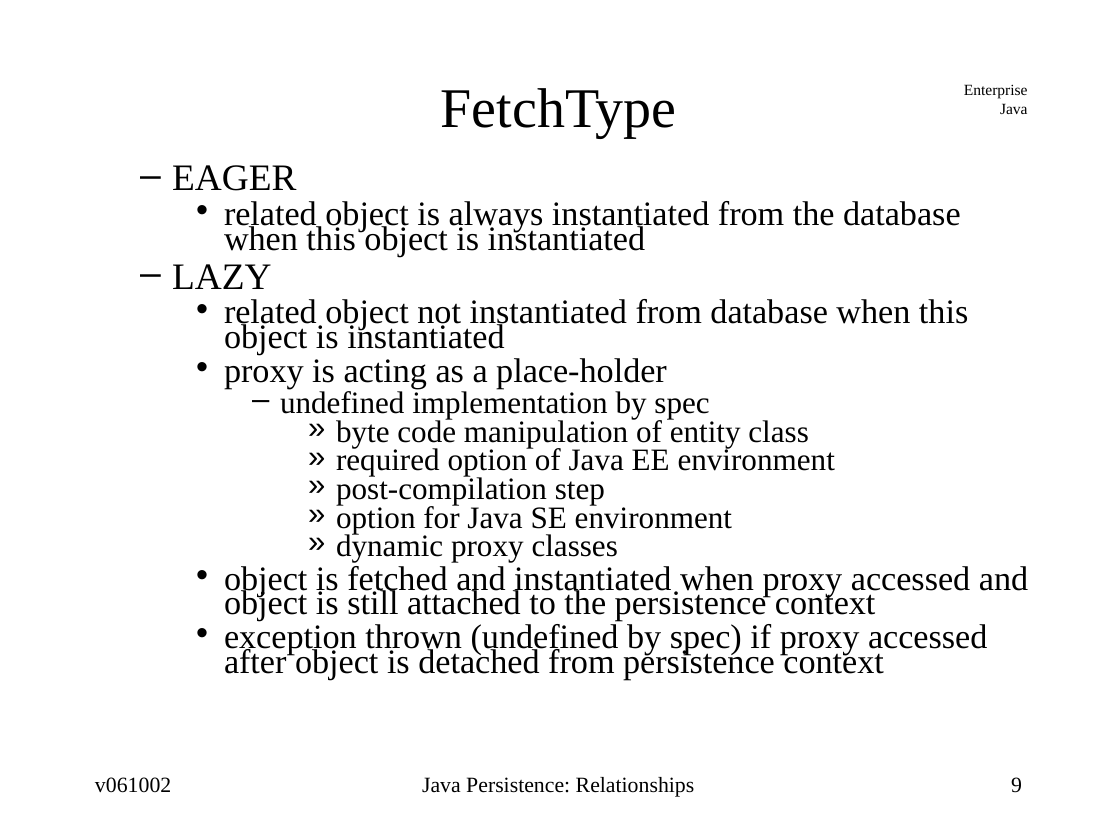
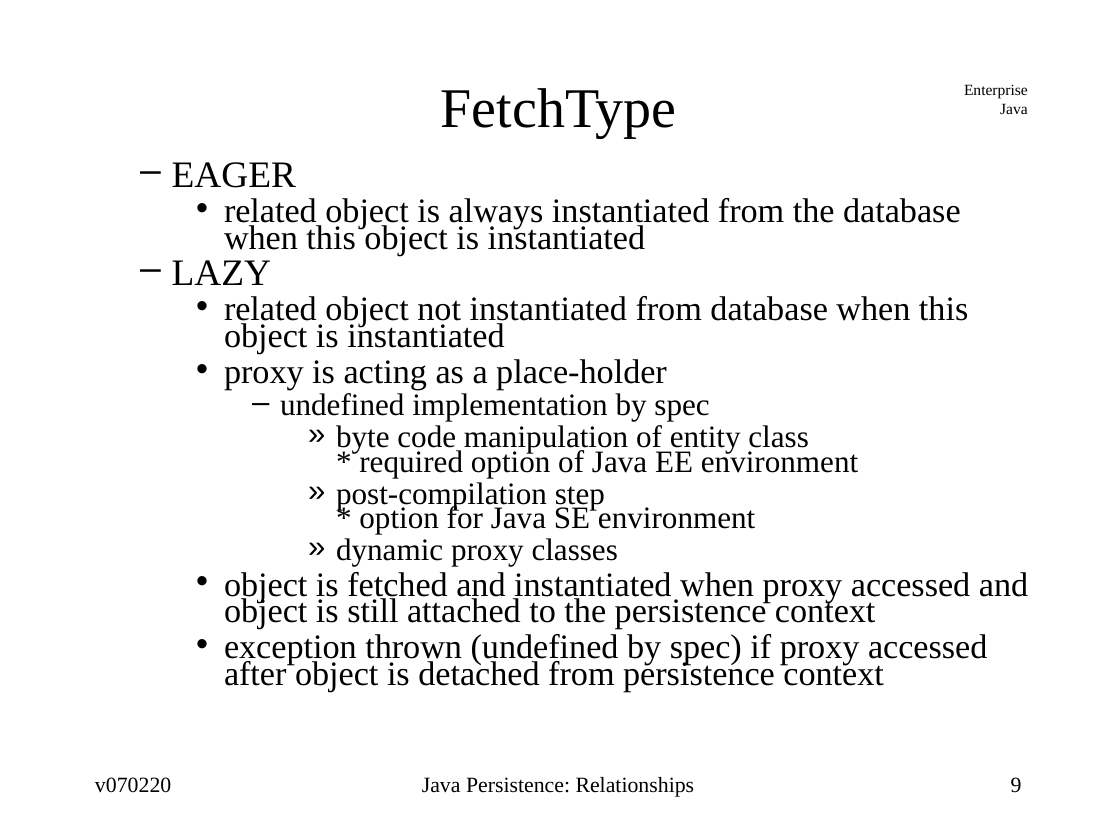
Before and after one commit to jcstaff/ejava-javaee, a slide deck: slide 9 of ormRelations/src/site/resources/lectures/ormRelations.ppt. Drawn at 1120x840 pixels with LibreOffice and Linux fonts; fonts in the diff are those of the drawing. Boxes give left, top, right and bottom in pixels: in the first picture for what was removed or moved away, otherwise in the second. Text is boxed around its words. In the diff, an @@ line names an element or a change of style, - is before the commit and + after.

```diff
--- a/ormRelations/src/site/resources/lectures/ormRelations.ppt
+++ b/ormRelations/src/site/resources/lectures/ormRelations.ppt
@@ text at (172,162,1028,692): indent changed; line spacing 0.64 to 0.54; line spacing 0.6 to 0.65; line spacing 0.56 to 0.65 @@
@@ text at (336,425,858,534): text changed @@
-        » byte code manipulation of entity class
-        » required option of Java EE environment
-        » post-compilation step
-        » option for Java SE environment
+        » byte code manipulation of entity class
+          * required option of Java EE environment
+        » post-compilation step
+          * option for Java SE environment
@@ text at (95,777,171,793): text changed @@
-v061002
+v070220
```
Also in this commit, not shown: 61 other slides changed, 22 other files.
